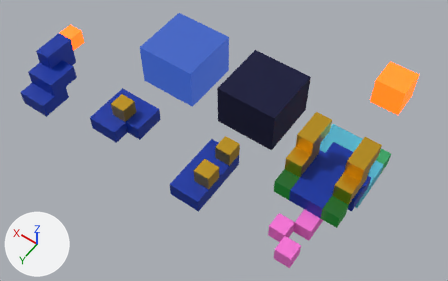
Before and after pictures for a commit that changed the glTF model art/dragon_kit.glb.
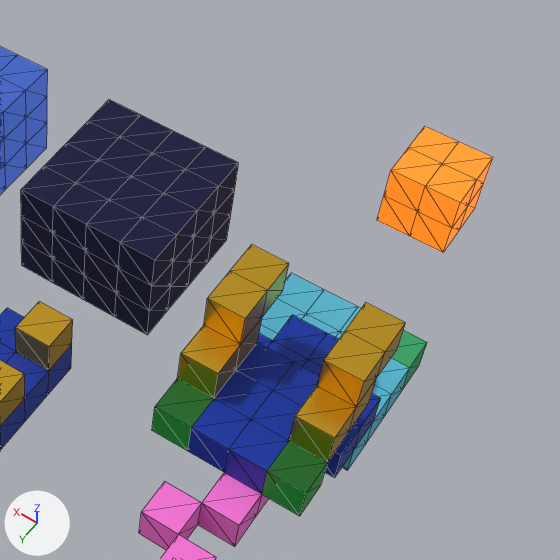
Each version appears first whole from a camera (50 mm lens) standing at (-1.71, 4.03, 7.5) and looking at (1.78, -0.86, -0.19), and next in a close-up on the part from 47% to 100% of the width and 3% to 88% of the height. Lighting does not change. The marker at lower left points along +X, +Y and +Z. The first two pictures are the older version. The close-ups show mesh edges as thin lines. Vertices at exactly the same position are counted once.

The older version as bpy lines, for what is in view:
```python
me_food = bpy.data.meshes.new('food')
me_food.from_pydata(...)  # 27 vertices, 96 faces; spans x -0.25..0.25, y -0.25..0.25, z 0.0..0.5
me_food.materials.append(mat_ember)  # orange #ff6a1a, glowing orange #ff4a08
me_head = bpy.data.meshes.new('head')
me_head.from_pydata(...)  # 115 vertices, 384 faces; spans x -0.5..0.5, y -1.5..0.5, z 0.0..1.0
# faces by material slot: [216, 96, 48, 24]
me_head.materials.append(mat_scales)  # blue #0032a7
me_head.materials.append(mat_gold)  # yellow #f2bf3a
me_head.materials.append(mat_tongue)  # pink #f874d7
me_head.materials.append(mat_eye)  # black #002002
me_straight = bpy.data.meshes.new('straight')
me_straight.from_pydata(...)  # 38 vertices, 120 faces; spans x -0.25..0.25, y -0.5..0.5, z 0.0..0.5
# faces by material slot: [96, 24]
me_straight.materials.append(mat_scales)  # blue #0032a7
me_straight.materials.append(mat_gold)  # yellow #f2bf3a
ob_food = bpy.data.objects.new('food', me_food)
ob_food.location = (0.0, -3.0, 0.0)
ob_head = bpy.data.objects.new('head', me_head)
ob_head.location = (0.0, 0.0, 0.0)
ob_straight = bpy.data.objects.new('straight', me_straight)
ob_straight.location = (1.5, 0.0, 0.0)
# also in view: 'water' at (3.0, -1.5, 0.38); 'floor' at (0.0, -1.5, -0.12); 'wall' at (1.5, -1.5, 0.38)
```
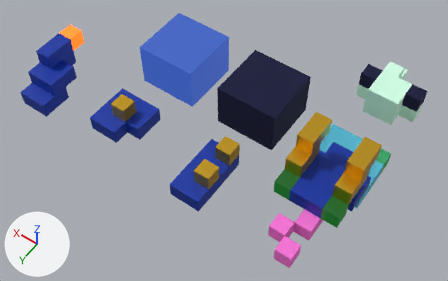
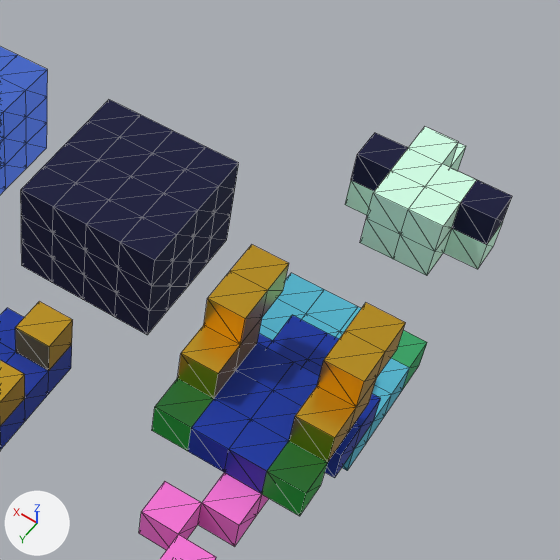
Edits to the bpy script that builds the scene:
```text
Add mat_fish:
    mat_fish = principled_material('Fish')
    mat_fish.base_color = (0.644, 1.0, 0.791)  # green #d2ffe6
    mat_fish.roughness = 1.0
Change me_food:
    used by ob_food; location = (0.0, -3.0, 0.0)
    remove me_food.from_pydata(...)  # 27 vertices, 96 faces; spans x -0.25..0.25, y -0.25..0.25, z 0.0..0.5
    add me_food.from_pydata(...)  # 51 vertices, 192 faces; spans x -0.5..0.5, y -0.5..0.5, z 0.0..0.5
    me_food part 1
    1 vertex is removed from x -0.25, y -0.25, z 0.5
    12 faces are deleted
    4 vertices are added at (0.0, -0.5, 0.0), (0.0, -0.5, 0.25), (0.25, -0.5, 0.0), (0.25, -0.5, 0.25)
    9 new vertices lie (0.0, 0.25, 0.0) away from vertices in x -0.25..0.25, y 0.25, z 0.0..0.5
    6 new vertices lie (-0.25, 0.0, 0.0) away from vertices in x -0.25, y 0.0..0.25, z 0.0..0.5
    6 new vertices lie (0.25, 0.0, 0.0) away from vertices in x 0.25, y 0.0..0.25, z 0.0..0.5
    24 new faces join them, mat_brick (dark blue #000437)
    84 new faces join them, mat_fish (green #d2ffe6)
    me_food part 2: 84 faces spanning x -0.25..0.25, y -0.25..0.25, z 0.0..0.5 switch from mat_ember (orange #ff6a1a, glowing orange #ff4a08) to mat_fish (green #d2ffe6)
    add me_food.materials.append(mat_brick)  # dark blue #000437
```

Location of each change, (x1, y1, x2, y2) in pixels of the close-ups (560 x 560 px):
'food', reshaped (44% wider, 18% taller)
    before: (377, 127, 493, 253)
    after: (345, 127, 512, 276)
part 1 of me_food, built on
    before: (442, 142, 493, 205)
    after: (345, 133, 512, 276)
part 2 of me_food, recoloured (orange to green)
    before: (377, 127, 483, 253)
    after: (391, 127, 476, 203)
